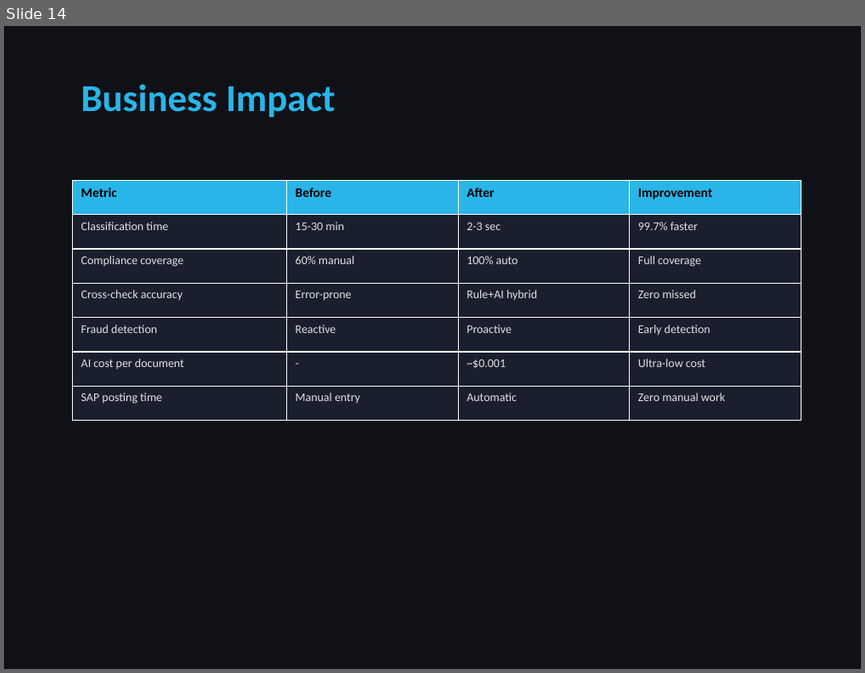
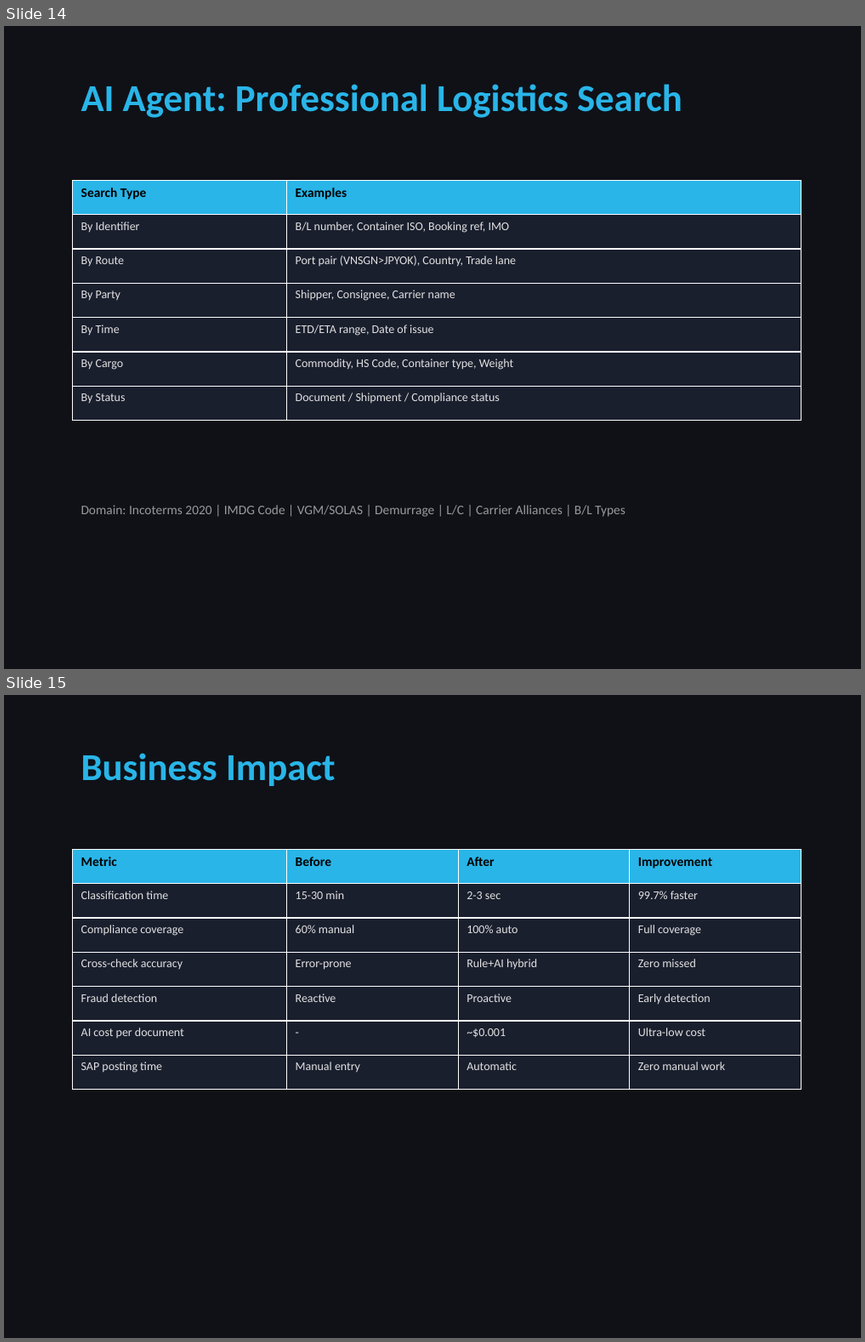
Before and after one commit to hoachauphuoc/vf-logistics-seaport, a slide deck: VF_Logistics_Presentation.pptx. Shown one above the other, each under a label of ours: slide 14 before the commit, slides 14 and 15 after it. The pictures are 865x673 and 865x1342 pixels, drawn with LibreOffice and Linux fonts; fonts in the diff are those of the drawing. Boxes give left, top, right and bottom in pixels: in the first picture for what was removed or moved away, otherwise in the second. Text is boxed around its words. In the diff, an @@ line names an element or a change of style, - is before the commit and + after.

```diff
--- a/VF_Logistics_Presentation.pptx
+++ b/VF_Logistics_Presentation.pptx
@@ slide 14 added at <box>4,26,861,669</box>, background #0F1117 @@
@@ text added at <box>81,84,682,118</box>, 32 pt, text #29B5E8, bold @@
+AI Agent: Professional Logistics Search
@@ table added at <box>73,180,800,420</box>, 7 rows, 2 columns @@
+Search Type | Examples
+By Identifier | B/L number, Container ISO, Booking ref, IMO
+By Route | Port pair (VNSGN>JPYOK), Country, Trade lane
+By Party | Shipper, Consignee, Carrier name
+By Time | ETD/ETA range, Date of issue
+By Cargo | Commodity, HS Code, Container type, Weight
+By Status | Document / Shipment / Compliance status
@@ text added at <box>81,505,625,516</box>, 11 pt, text #999999 @@
+Domain: Incoterms 2020 | IMDG Code | VGM/SOLAS | Demurrage | L/C | Carrier Alliances | B/L Types
@@ what was slide 14 is now slide 15 @@
```
Also in this commit, not shown: 3 slides changed, 2 other slides added, 2 slides removed, 55 other files.
